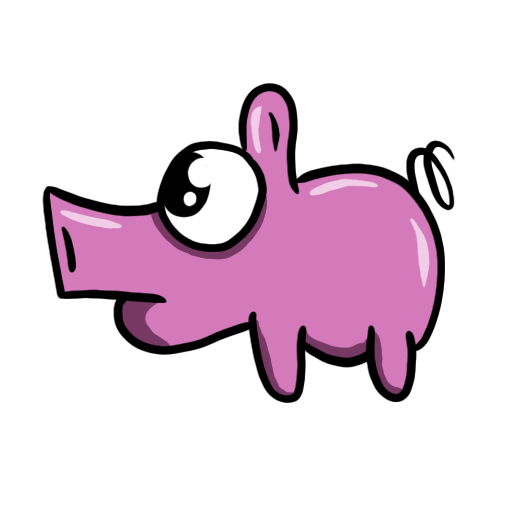
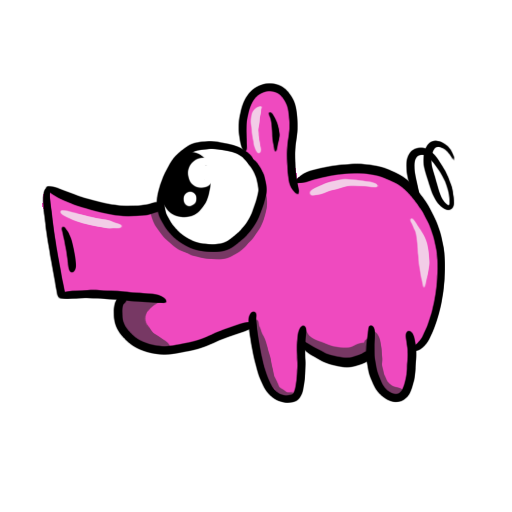
Revision of a layered 512 × 512 image; what changed, layer by layer:
painted on "Ebene 7" over [42, 91, 438, 393]
